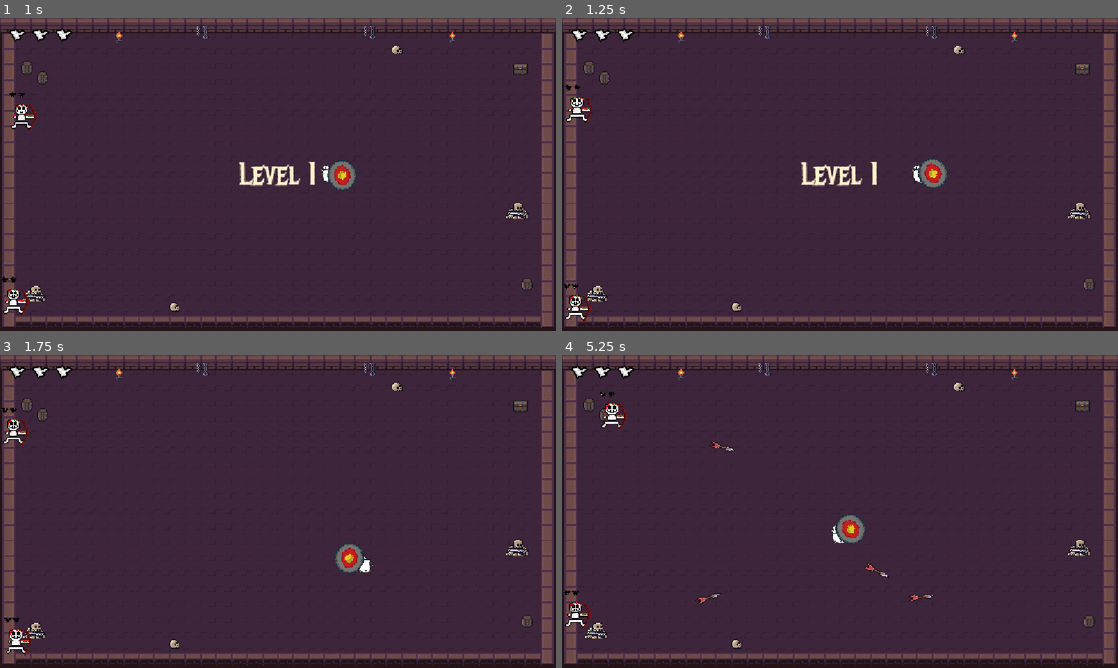
Above: before the commit, frames 1-4 (two rows, left to right).
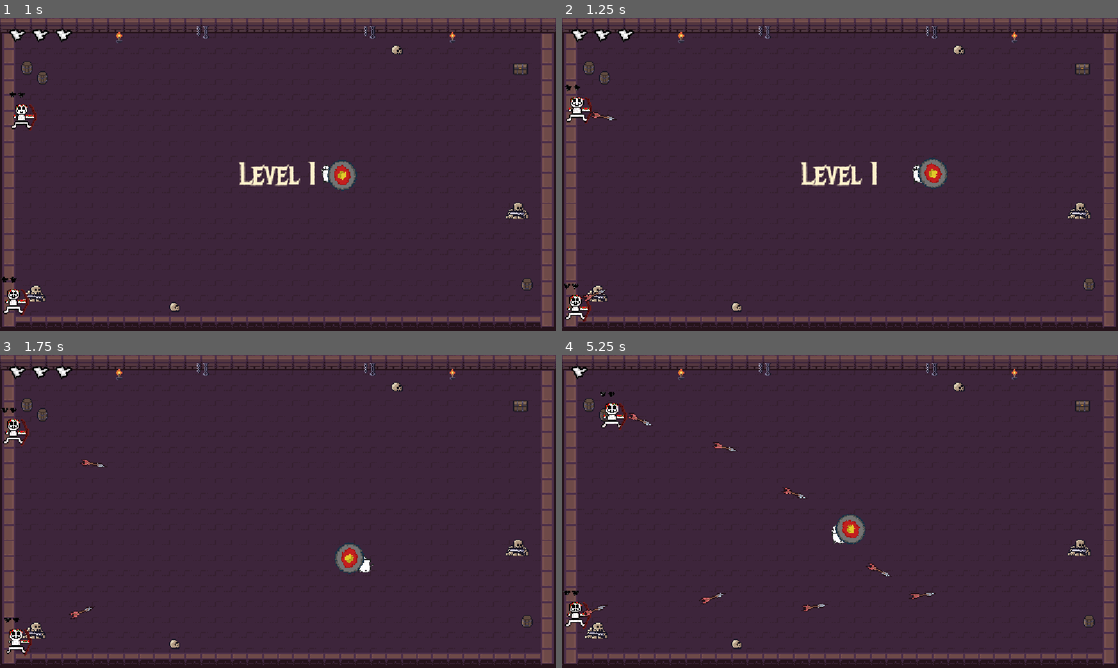
Above: after the commit, the same moments.

Repository: Tylerr-D/bonc
Game: Godot game, scene res://main.tscn
The game is run twice, just before and just after one commit, with the same random seed, the same clock (stepped at 60 frames per second) and the same inputs. Sound files missing from this copy of the repository are replaced by a short silence.
Inputs (mouse positions are in pixels of both pictures, inside the frame that each line leads up to):
- Up to frame 1 (1 s): move the mouse to (400, 158) at 0.52 s; hold D (move_right) from 0.53 s (still down)
- Up to frame 2 (1.25 s): keep holding D (move_right)
- Up to frame 3 (1.75 s): move the mouse to (166, 527) at 1.27 s; release D (move_right) at 1.28 s; hold S (move_down) from 1.28 s (still down)
- Up to frame 4 (5.25 s): move the mouse to (895, 442) at 2.02 s; release S (move_down) at 2.03 s; hold D (move_right) 2.03-2.78 s; move the mouse to (812, 574) at 2.77 s; hold W (move_up) 2.78-3.53 s; move the mouse to (1006, 558) at 3.52 s; hold A (move_left) 3.53-5.03 s; move the mouse to (673, 464) at 4.27 s; move the mouse to (867, 511) at 5.02 s; hold S (move_down) from 5.03 s (still down)

Frame 1 is identical in both runs. In frame 2, 0.1% of the frame differs, in the area x 3-10%, y 29-91%; in frame 3, 0.1%; in frame 4, 0.7%, in the area x 3-68%, y 3-84%.

Commit message:
better deflection and shoot time

Diff:
--- a/ball.gd
+++ b/ball.gd
@@ -24,7 +24,7 @@
 				get_parent().get_node("Player").recoil = direction * 180
 				direction = direction.bounce(normal)
 				reflected = true
-				global_position += direction * 7
+				global_position = closest + direction * (11 * $Sprite2D.scale.y + 7)
 				bounce_time = 0.15
 				break
 	$Sprite2D.rotation = direction.angle() - PI / 2
--- a/ball.tscn
+++ b/ball.tscn
@@ -8,7 +8,6 @@
 
 [node name="Sprite2D" type="Sprite2D" parent="." unique_id=93446615]
 texture_filter = 1
-position = Vector2(0, 0)
-offset = Vector2(0.5, -5.5)
 scale = Vector2(2, 5.125)
 texture = ExtResource("2")
+offset = Vector2(0.5, -5.5)
--- a/enemy.gd
+++ b/enemy.gd
@@ -7,7 +7,7 @@
 var flash_time = 0.0
 var direction = Vector2.ZERO
 var time = 0.0
-var shoot_time = 2.0
+var shoot_time = 1.0
 var ball_scene = preload("res://ball.tscn")
 
 func _physics_process(delta):
@@ -22,7 +22,7 @@
 		get_parent().add_child(ball)
 		ball.global_position = global_position + Vector2(16, -8)
 		ball.direction = (get_parent().get_node("Player").global_position - ball.global_position).normalized()
-		shoot_time = 2.0
+		shoot_time = 1.0
 
 	time -= delta
 
